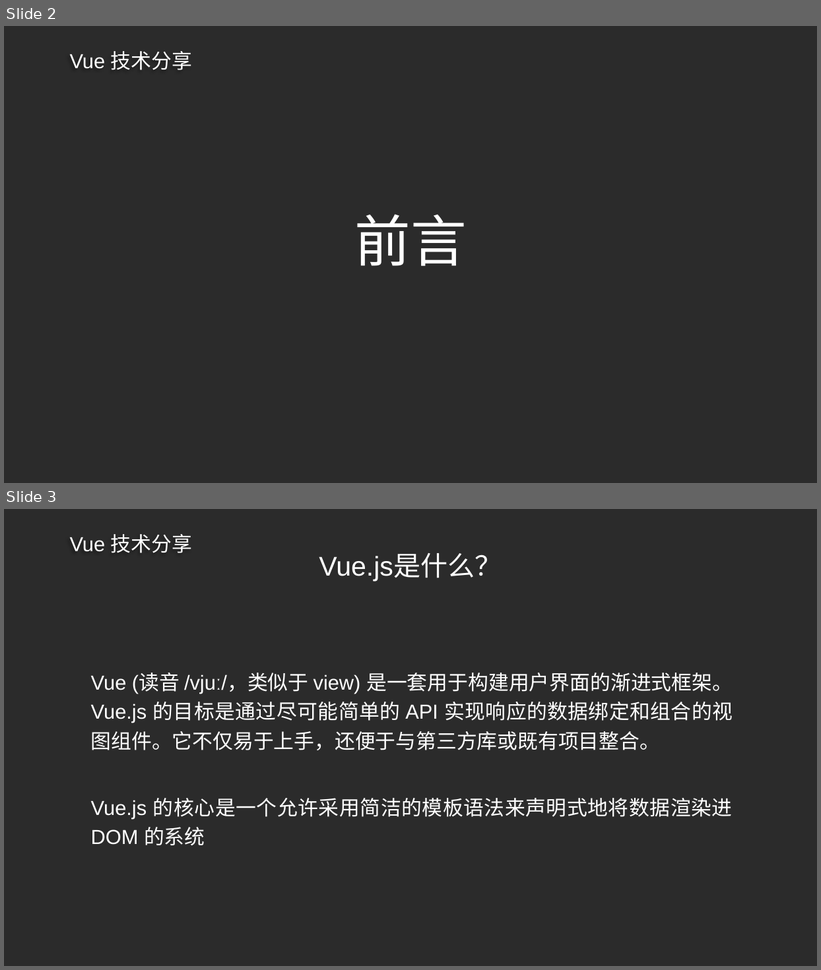
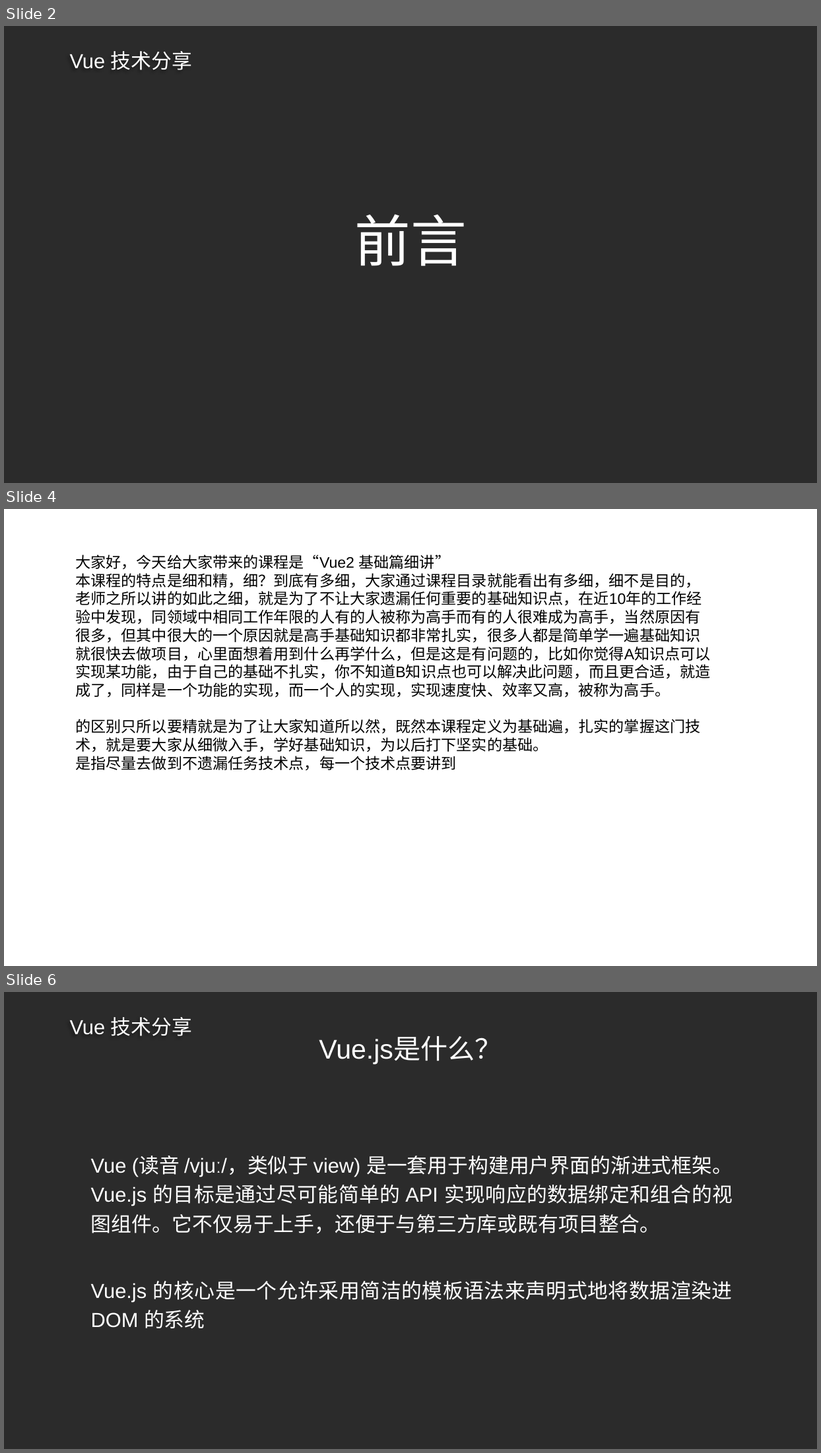
Before and after one commit to ldjdd/traing-library, a slide deck: vue/演示文稿.pptx. Shown one above the other, each under a label of ours: slides 2 and 3 before the commit, slides 2, 4 and 6 after it; the slides between them are not shown. The pictures are 821x970 and 821x1453 pixels, drawn with LibreOffice and Linux fonts; fonts in the diff are those of the drawing; background and template pictures are left out; a plain dark background stands for a picture behind light text. Boxes give left, top, right and bottom in pixels: in the first picture for what was removed or moved away, otherwise in the second. Text is boxed around its words. In the diff, an @@ line names an element or a change of style, - is before the commit and + after.

```diff
--- a/vue/演示文稿.pptx
+++ b/vue/演示文稿.pptx
@@ slide 4 added at bbox=[4, 509, 817, 966], background picture (left out) @@
@@ text added at bbox=[75, 555, 711, 771], 18 pt, text #000000 @@
+大家好，今天给大家带来的课程是“Vue2 基础篇细讲”
+本课程的特点是细和精，细？到底有多细，大家通过课程目录就能看出有多细，细不是目的，老师之所以讲的如此之细，就是为了不让大家遗漏任何重要的基础知识点，在近10年的工作经验中发现，同领域中相同工作年限的人有的人被称为高手而有的人很难成为高手，当然原因有很多，但其中很大的一个原因就是高手基础知识都非常扎实，很多人都是简单学一遍基础知识就很快去做项目，心里面想着用到什么再学什么，但是这是有问题的，比如你觉得A知识点可以实现某功能，由于自己的基础不扎实，你不知道B知识点也可以解决此问题，而且更合适，就造成了，同样是一个功能的实现，而一个人的实现，实现速度快、效率又高，被称为高手。
+的区别只所以要精就是为了让大家知道所以然，既然本课程定义为基础遍，扎实的掌握这门技术，就是要大家从细微入手，学好基础知识，为以后打下坚实的基础。
+是指尽量去做到不遗漏任务技术点，每一个技术点要讲到
@@ what was slide 3 is now slide 6 @@
```
Also in this commit, not shown: 4 slides changed, 7 other slides added, 1 slide removed, 5 other files.
